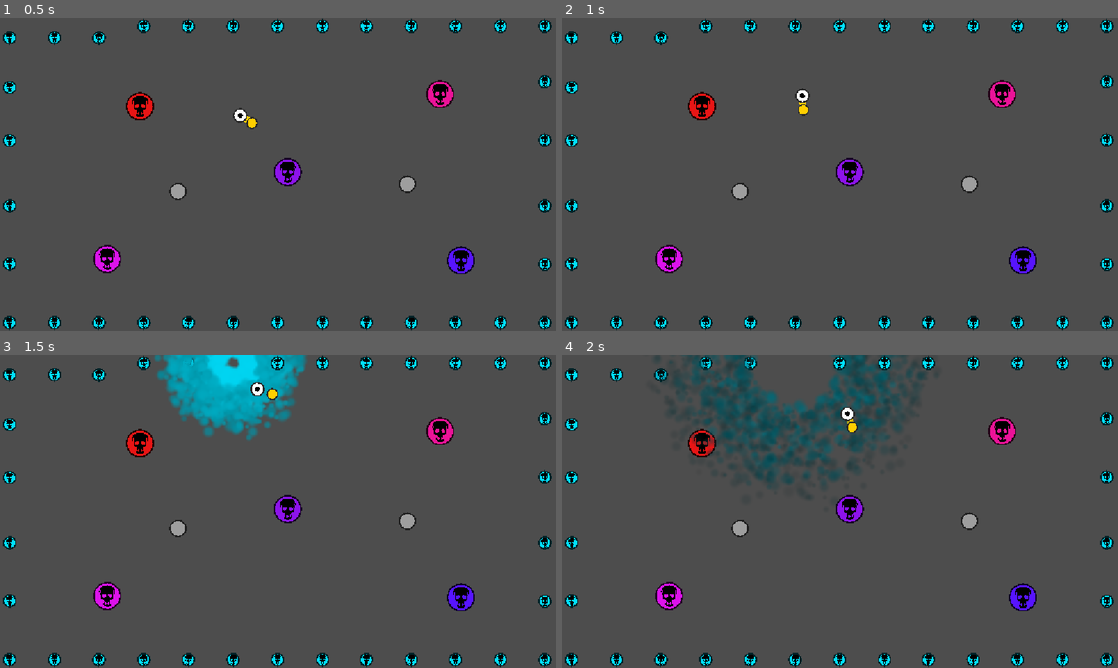
Above: before the commit, frames 1-4 (two rows, left to right).
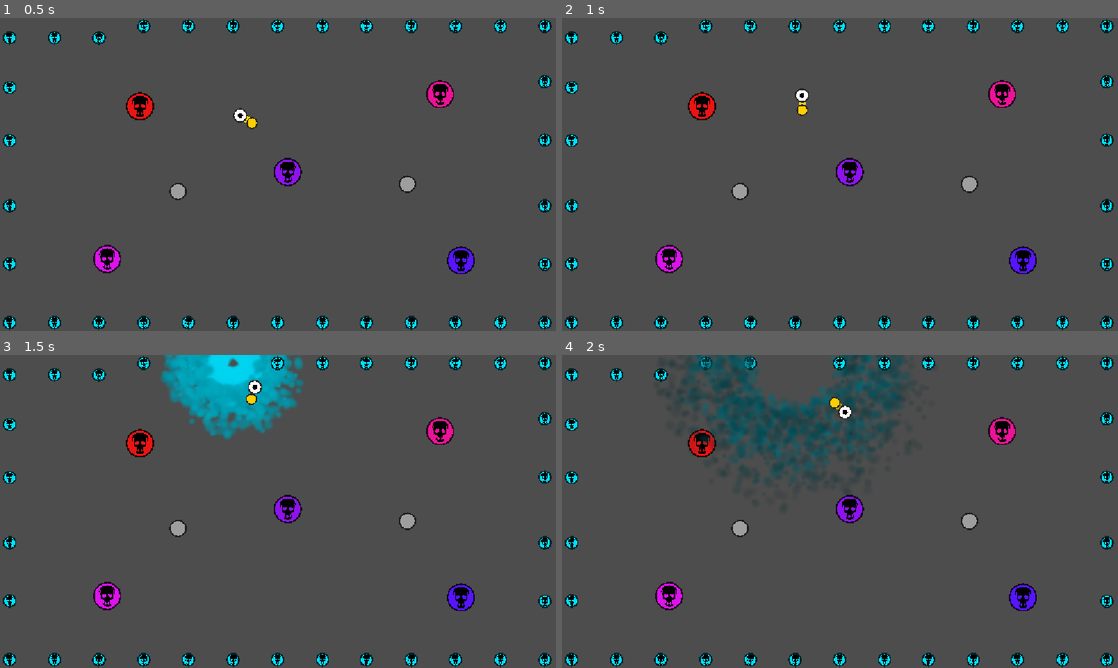
Above: after the commit, the same moments.

Repository: zett42/Physnake
Game: Godot game, scene res://interior/hard_mode.tscn
Same seed, same stepped clock (60 frames per second), same inputs: the game is played once before the commit and once after it. This scene is started directly instead of the project's main scene.
Inputs:
- Up to frame 1 (0.5 s): no input
- Up to frame 2 (1 s): tap Enter at 0.5 s; hold Up (move_up) from 0.53 s (still down)
- Up to frame 3 (1.5 s): keep holding Up (move_up)
- Up to frame 4 (2 s): keep holding Up (move_up)

Frame 1 is identical in both runs. In frame 2, less than 0.1% of the frame differs, in the area x 41-45%, y 22-32%; in frame 3, 1.7%; in frame 4, 4.1%, in the area x 16-66%, y 0-47%.

Commit message:
Refactor snake controller initialization and extend Node instead of Node2D

Diff:
--- a/components/snake_controller.gd
+++ b/components/snake_controller.gd
@@ -1,5 +1,5 @@
 class_name SnakeController
-extends Node2D
+extends Node
 
 ## Controls snake trail-following behavior using breadcrumb path
 ## Records head positions and provides target positions for body segments
--- a/components/snake_head.gd
+++ b/components/snake_head.gd
@@ -18,7 +18,7 @@
 const joint_scene := preload("res://components/snake_joint.tscn") as PackedScene
 
 # Snake controller for trail-following behavior
-var controller = null
+var controller: SnakeController = null
 
 # Current tail. This starts with self to be able to connect initial tail to head.
 var tail: PhysicsBody2D = self
@@ -43,9 +43,8 @@
 	continuous_cd = RigidBody2D.CCD_MODE_CAST_RAY
 
 	# Create and initialize the snake controller
-	const snake_controller_script := preload("res://components/snake_controller.gd")
-	controller = snake_controller_script.new()
-	get_tree().current_scene.add_child(controller)
+	controller = SnakeController.new()
+	add_child(controller)
 	controller.initialize(self)
 
 	# Add initial snake tail. As tree is locked in _ready(), it must be called deferred.
